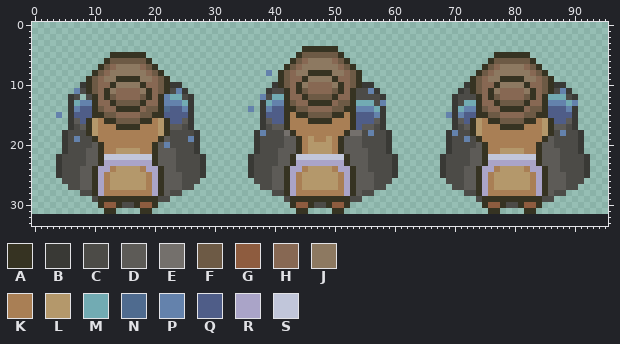
A pixel-art file gets an edit: assets/01_characters/03_pnjs/lingere-Animation-Sheet.aseprite. The first picture shows the starting point.
96x32 pixels, 1 frame. The old version is drawn lined up with the new one, on the new canvas.
Palette (. is transparent): A #363322  B #393935  C #4c4b47  D #5d5b57  E #74706c  F #6d5a45  G #8e5c3f  H #876853  J #8d7961  K #a97f55  L #b4986b  M #72abb3  N #4f6b8f  P #6482ac  Q #4f5d88  R #aaa4c8  S #c1c6da
Pixels before (only the part around the change), first column x 0:
17 ......BCDALKKKAAAAKKKLADDCB...........BCDDAKKKKKKKKKKAQDDCB...........BCDALKKKAAAAKKKLADDCB.....
18 .....BCCCALKKKKKKKKKKLACCCCB.........BPCCCEAKKKKKKKKAEECPCCB.........BPCCALKKKKKKKKKKLACPCCB....
19 .....BCPCCAKKKKKKKKKKADCCCPB.........BCCCCDDAKLKKLKADDDCCCCB.........BCCPCAKKKKKKKKKKADCCCCB....
20 .....BCCCCDAKKKKKKKKADPCCCCB.........BCCCCDDAKLLLLKADDDCCCCB.........BCCCCDAKKKKKKKKADDCCCCB....
21 .....BCCCDDAKKLLLLKKADDDCCCB.........BCCCDDDAKLLLLKADDDDCCCB.........BCCCDDAKKLLLLKKADDDCCCB....
22 ....BCCCCDDASSSSSSSSADDDCCCCB.......BCCCCDDASSSSSSSSADDDCCCCB.......BCCCCDDASSSSSSSSADDDCCCCB...
23 ....BCCCCDDARRRRRRRRADDDCCCCB.......BCCCCDDARRRRRRRRADDDCCCCB.......BCCCCDDARRRRRRRRADDDCCCCB...
24 ....BCCCDDARRKLLLLKRRADDCCCCB.......BCCCDDARRKLLLLKRRADDCCCCB.......BCCCDDARRKLLLLKRRADDCCCCB...
25 ....BCCCDDARKLLLLLLKRADDDCCCB.......BCCCDDARKLLLLLLKRADDDCCCB.......BCCCDDARKLLLLLLKRADDDCCCB...
26 .....CCCDDARKLLLLLLKRADDDCCC.........CCCDDARKLLLLLLKRADDDCCC.........CCCDDARKLLLLLLKRADDDCCC....
27 ......CCDDARKLLLLLLKRADDDCC...........CCDDARKLLLLLLKRADDDCC...........CCDDARKLLLLLLKRADDDCC.....
28 ........CCARKKKKKKKKRADCC...............CCARKKKKKKKKRADCC...............CCARKKKKKKKKRADCC.......
29 ..........CAAAAAAAAAACC...................CAAAAAAAAAACC...................CAAAAAAAAAACC.........
30 ...........AGGACCAGGA......................AGGACCAGGA......................AGGACCAGGA...........
31 ............AA....AA........................AA....AA........................AA....AA............
32 ................................................................................................
33 ................................................................................................
The same view after the edit:
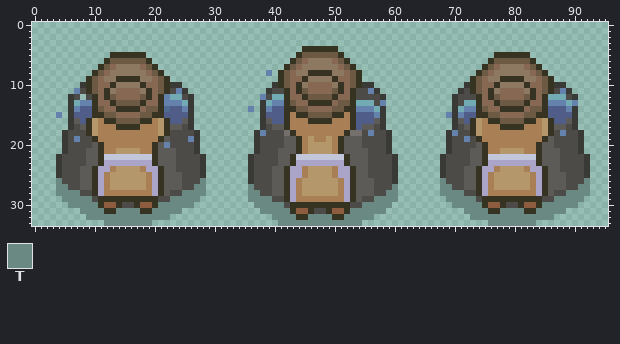
Colours new in this view: T #6b8983
Message: lingere shadows and old man animations
Difference:
canvas 96x32 -> 96x34
Colour A now appears in row 31 at x 43, 46, 49 and 52; in row 32 at x 44 to 45 and 50 to 51.
The author changed colour C to colour A in row 29 at x 42 and 53; in row 30 at x 47 to 48.
The author changed colour G to colour A in row 30 at x 44 to 45 and 50 to 51.
Colour B now appears in row 26 at x 36 and 60.
Colour C now appears in row 27 at x 37 and 59; in row 28 at x 38 to 39 and 57 to 58; in row 29 at x 40 to 41 and 55 to 56; in row 30 at x 42 and 53 to 54; in row 31 at x 47 to 48.
The author changed colour D to colour C in row 25 at x 56.
The author changed colour C to colour D in row 28 at x 40 to 41 and 55 to 56; in row 29 at x 54.
The author changed colour A to colour G in row 31 at x 44 to 45 and 50 to 51.
The author changed colour A to colour K in row 29 at x 44 to 51.
The author changed colour L to colour K in row 25 at x 45 and 50.
The author changed colour K to colour L in row 28 at x 45 to 50.
The author changed colour A to colour R in row 29 at x 43 and 52.
The author changed colour K to colour R in row 25 at x 44 and 51.
Colour T now appears in row 26 at x 4, 28, 68 and 92; in row 27 at x 4 to 5, 27 to 28, 36, 60, 68 to 69 and 91 to 92; in row 28 at x 4 to 7, 25 to 28, 36 to 37, 59 to 60, 68 to 71 and 89 to 92; in row 29 at x 5 to 9, 23 to 27, 36 to 39, 57 to 60, 69 to 73 and 87 to 91; in row 30 at x 6 to 10, 21 to 26, 37 to 41, 55 to 59, 70 to 74 and 85 to 90; in row 31 at x 8 to 11, 14 to 17, 20 to 24, 38 to 42, 53 to 58, 72 to 75, 78 to 81 and 84 to 88.
Colour T now appears in row 32 at x 9 to 22, 40 to 43, 46 to 49, 52 to 56 and 73 to 86; in row 33 at x 12 to 19, 41 to 54 and 76 to 83.
Changed places in both pictures, as pixel boxes (x1, y1, x2, y2):
changed: (248, 172, 398, 226)
added: (56, 178, 206, 226)
added: (440, 178, 590, 226)
